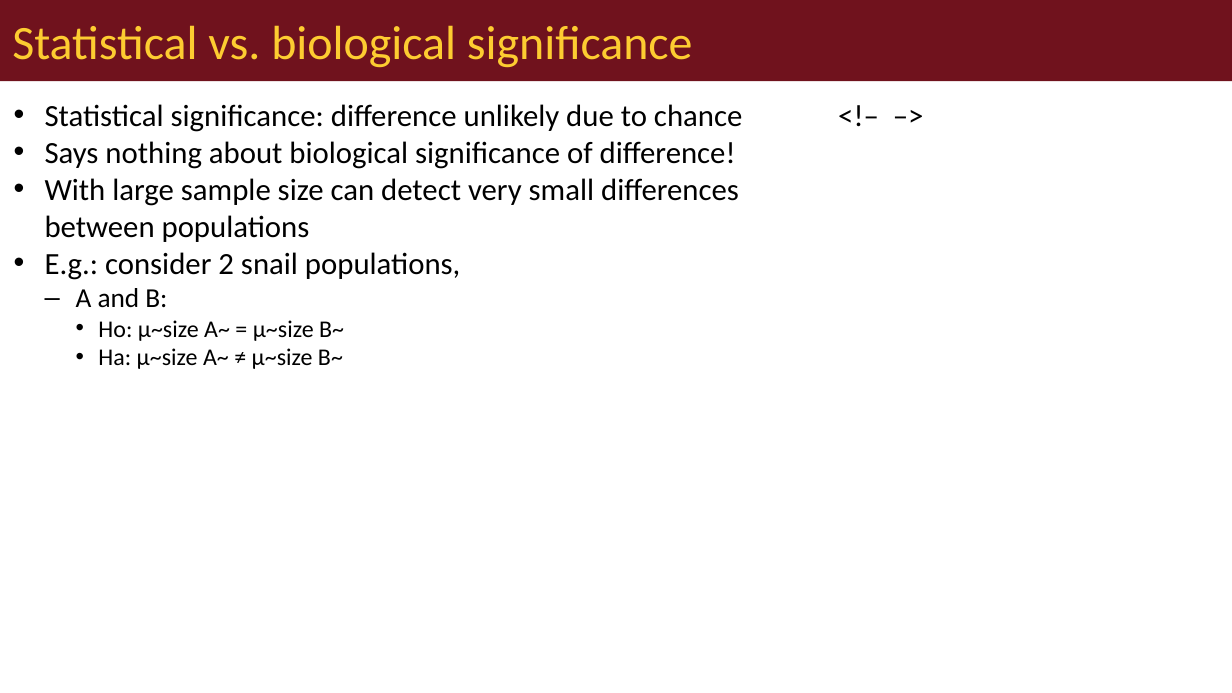
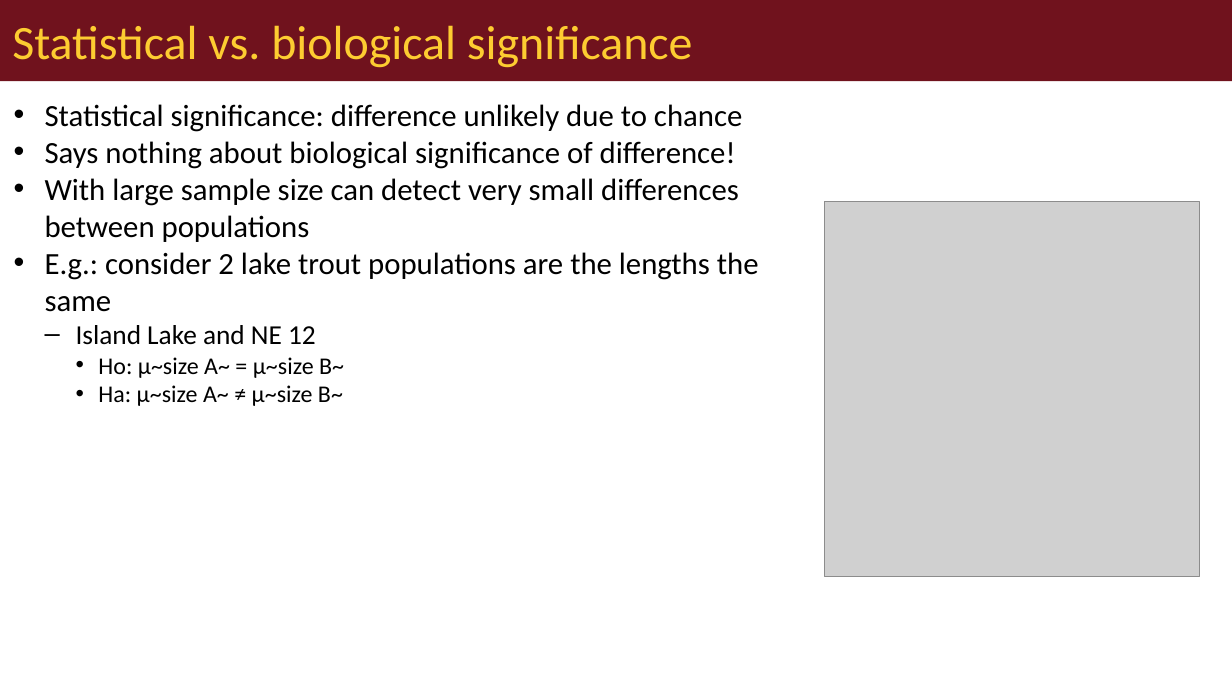
Before and after one commit to wlperry/umd_biostats, a slide deck: slide 11 of docs/lectures/lecture_06/06_01_lecture_powerpoint.pptx (slide 10 before the commit). Drawn at 1232x693 pixels with LibreOffice and Linux fonts; fonts in the diff are those of the drawing; grey boxes stand for pictures. Boxes give left, top, right and bottom in pixels: in the first picture for what was removed or moved away, otherwise in the second. Text is boxed around its words. In the diff, an @@ line names an element or a change of style, - is before the commit and + after.

```diff
--- a/docs/lectures/lecture_06/06_01_lecture_powerpoint.pptx
+++ b/docs/lectures/lecture_06/06_01_lecture_powerpoint.pptx
@@ text removed at bbox=[825, 89, 1201, 692] @@
-<!– –>
@@ picture added at bbox=[824, 202, 1199, 577] @@
@@ text at bbox=[45, 252, 759, 345]: text changed @@
-• E.g.: consider 2 snail populations,
-  – A and B:
+• E.g.: consider 2 lake trout populations are the lengths the same
+  – Island Lake and NE 12
```
Also in this commit, not shown: 21 other slides changed, 2 slides added, 1 slide removed, 31 other files.
